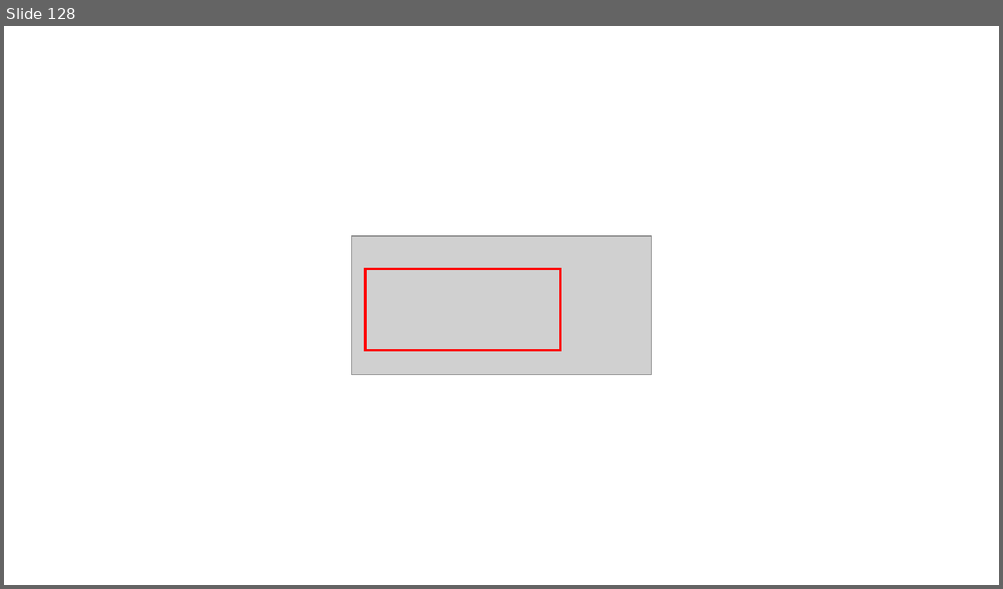
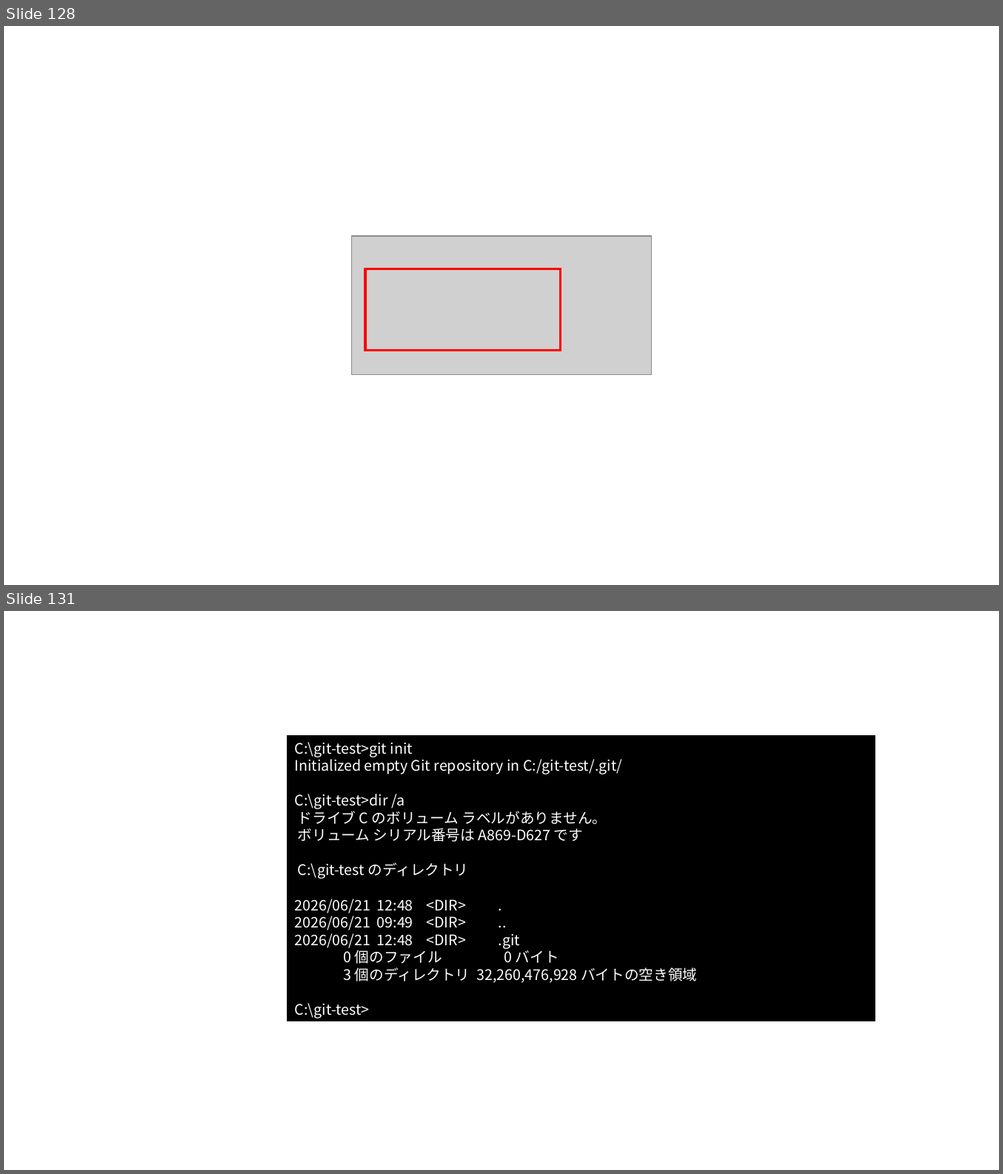
Before and after one commit to nishida2073/ai_navive, a slide deck: 01_テキスト/Git入門_図.pptx. Shown one above the other, each under a label of ours: slide 128 before the commit, slides 128 and 131 after it; the slides between them are not shown. The pictures are 1003x589 and 1003x1174 pixels, drawn with LibreOffice and Linux fonts; fonts in the diff are those of the drawing; grey boxes stand for pictures. Boxes give left, top, right and bottom in pixels: in the first picture for what was removed or moved away, otherwise in the second. Text is boxed around its words. In the diff, an @@ line names an element or a change of style, - is before the commit and + after.

```diff
--- a/01_テキスト/Git入門_図.pptx
+++ b/01_テキスト/Git入門_図.pptx
@@ slide 131 added at (x1=4, y1=611, x2=999, y2=1170), background #FFFFFF @@
@@ rectangle added at (x1=287, y1=735, x2=875, y2=1022), fill #000000, outline #000000 1 pt, 14 pt, text #FFFFFF @@
+C:\git-test>git init
+Initialized empty Git repository in C:/git-test/.git/
+C:\git-test>dir /a
+ドライブ C のボリューム ラベルがありません。
+ボリューム シリアル番号は A869-D627 です
+C:\git-test のディレクトリ
+2026/06/21 12:48 <DIR> .
+2026/06/21 09:49 <DIR> ..
+2026/06/21 12:48 <DIR> .git
+0 個のファイル 0 バイト
+3 個のディレクトリ 32,260,476,928 バイトの空き領域
+C:\git-test>
```
Also in this commit, not shown: 10 slides changed, 11 other slides added, 3 slides removed, 1 other file.
